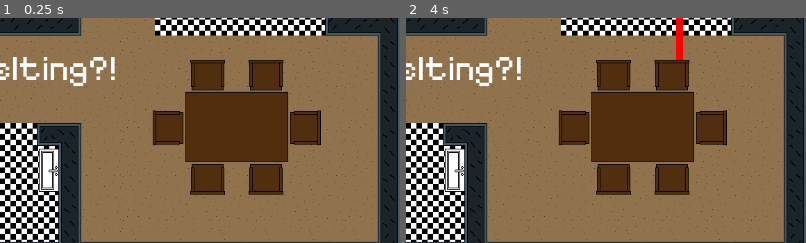
Above: before the commit, frames 1-2 (left to right).
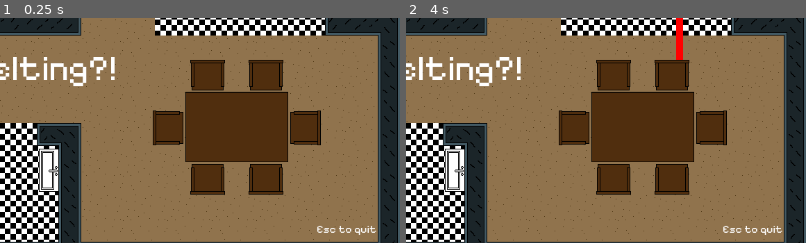
Above: after the commit, the same moments.

Repository: discoaaron/gamejam
Game: Godot game, scene res://Main.tscn
Two runs of this game, one before a commit and one after it. Both use one fixed random seed, a clock stepped at 60 frames per second and the inputs below. This scene is started directly instead of the project's main scene.
Inputs:
- Up to frame 1 (0.25 s): no input
- Up to frame 2 (4 s): tap Enter at 0.5, 2.75 s; tap A (a) at 0.6 s; tap D (d) at 0.8, 1.35 s; tap E (e) at 1.55, 2.1 s; tap Space (space) at 2, 3.5 s; tap F (f) at 2.3, 2.85 s; tap Q (q) at 3.05, 3.6 s; tap S (s) at 3.8 s
The pictures show only the part of the screen within x 50-100%, y 45-95%; the shares and areas given below are measured in that part.

The runs differ from the first frame. In frame 1, 0.2% of the frame differs, in the area x 79-94%, y 92-97%; in frame 2, 0.2%.

Commit message:
small window to save the laser, also makes for nicer UI

Diff:
--- a/game/Main.tscn
+++ b/game/Main.tscn
@@ -48,6 +48,9 @@
 }
 point_count = 76
 
+[sub_resource type="LabelSettings" id="LabelSettings_1u1uq"]
+font = ExtResource("25_wry1b")
+
 [node name="Main" type="Node2D"]
 script = ExtResource("1_m74ch")
 
@@ -468,6 +471,14 @@
 [node name="Level_Timer" type="Timer" parent="."]
 wait_time = 40.0
 
+[node name="Label2" type="Label" parent="."]
+offset_left = 1032.0
+offset_top = 588.0
+offset_right = 1072.0
+offset_bottom = 611.0
+text = "Esc to quit"
+label_settings = SubResource("LabelSettings_1u1uq")
+
 [connection signal="timeout" from="Heartbeat" to="." method="_on_heartbeat_timeout"]
 [connection signal="timeout" from="StartCooldown" to="." method="_on_start_cooldown_timeout"]
 [connection signal="timeout" from="Level_Timer" to="." method="_on_level_timer_timeout"]
--- a/game/scenes/laser/laser.gd
+++ b/game/scenes/laser/laser.gd
@@ -29,7 +29,8 @@
 			$Line2D.points[1] = to_local(get_collision_point())
 			var collidedThing = get_collider()
 			if collidedThing == Globals.current_risk:
-				SignalManager.risk_item_lasered.emit(collidedThing)
+				if($Timer.is_stopped()):
+					$Timer.start() #gives the player a small chance to save it
 		else:
 			$Line2D.points[1] = target_position
 	else:
@@ -37,3 +38,9 @@
 			laser_sound.stop()
 			is_sound_playing = false
 		$Line2D.visible = false
+
+func _on_timer_timeout() -> void:
+	if firing && is_colliding():
+		var collidedThing = get_collider()
+		if collidedThing == Globals.current_risk:
+			SignalManager.risk_item_lasered.emit(collidedThing)
--- a/game/scenes/laser/laser.tscn
+++ b/game/scenes/laser/laser.tscn
@@ -14,3 +14,8 @@
 [node name="AudioStreamPlayer" type="AudioStreamPlayer" parent="."]
 stream = ExtResource("2_6y1r7")
 volume_db = -18.0
+
+[node name="Timer" type="Timer" parent="."]
+wait_time = 0.25
+
+[connection signal="timeout" from="Timer" to="." method="_on_timer_timeout"]
Not shown: 1 places in game/Main.tscn that only renumber resources
